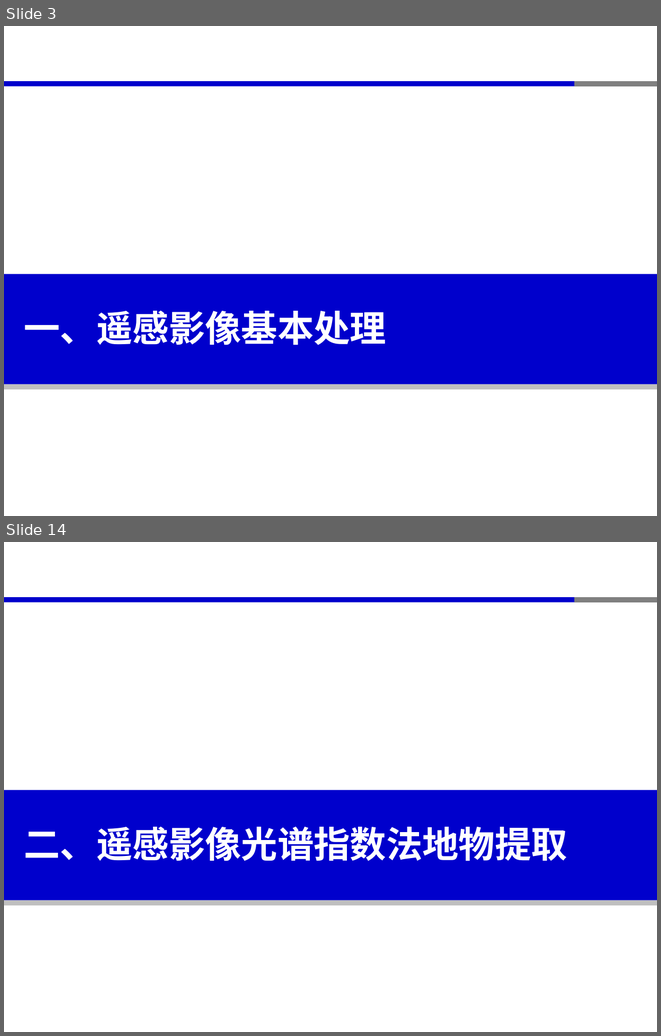
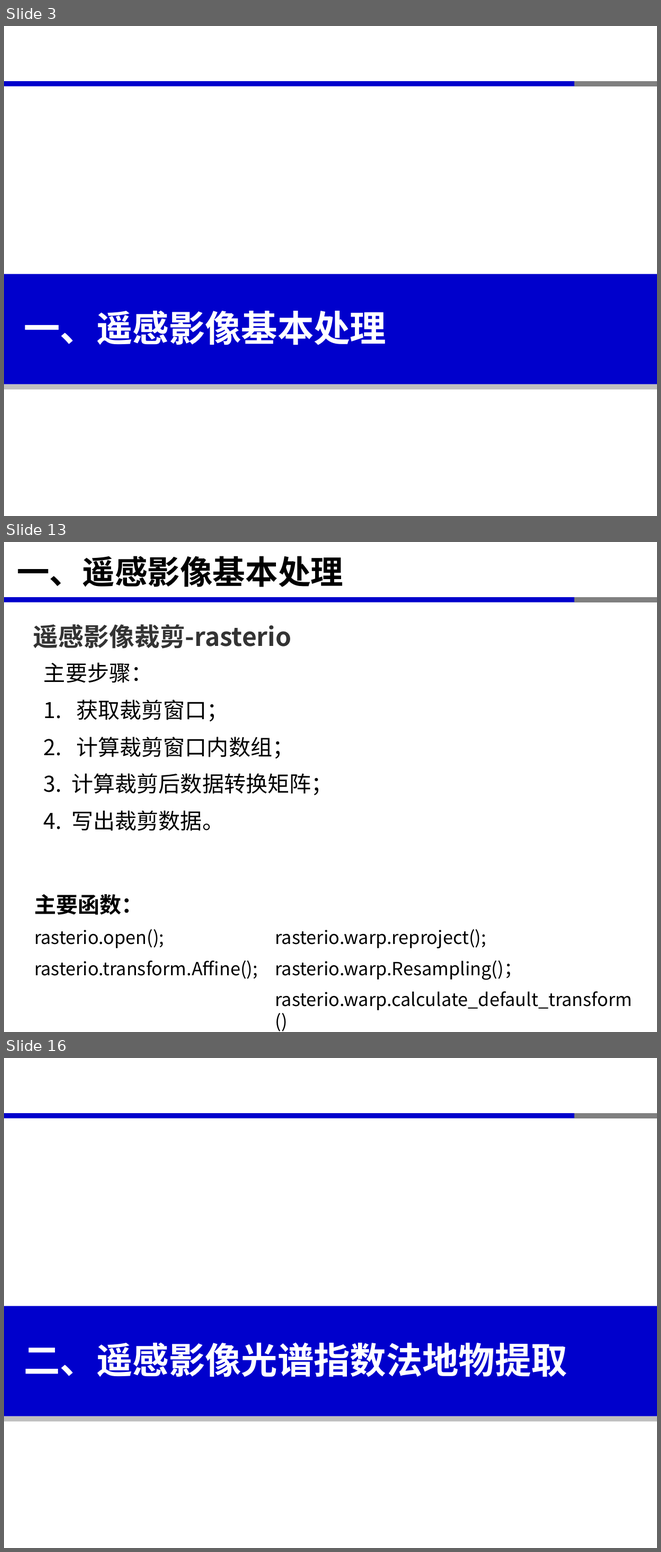
Before and after one commit to xinluo2018/spatial-data-processing, a slide deck: 第6章-栅格数据处理及分析/第2节-栅格数据处理.pptx. Shown one above the other, each under a label of ours: slides 3 and 14 before the commit, slides 3, 13 and 16 after it; the slides between them are not shown. The pictures are 661x1036 and 661x1552 pixels, drawn with LibreOffice and Linux fonts; fonts in the diff are those of the drawing. Boxes give left, top, right and bottom in pixels: in the first picture for what was removed or moved away, otherwise in the second. Text is boxed around its words. In the diff, an @@ line names an element or a change of style, - is before the commit and + after.

```diff
--- a/第6章-栅格数据处理及分析/第2节-栅格数据处理.pptx
+++ b/第6章-栅格数据处理及分析/第2节-栅格数据处理.pptx
@@ slide 13 added at (4, 542, 657, 1032), background #FFFFFF; not listed: 3 template elements that a slide beside it also shows @@
@@ title added at (17, 556, 343, 587), 36 pt, text #000000, bold @@
+一、遥感影像基本处理
@@ text added at (33, 624, 291, 649), 28 pt, text #333333, bold @@
+遥感影像裁剪-rasterio
@@ text added at (44, 662, 333, 831), 24 pt, text #000000 @@
+主要步骤：
+1. 获取裁剪窗口；
+2. 计算裁剪窗口内数组；
+3. 计算裁剪后数据转换矩阵；
+4. 写出裁剪数据。
@@ text added at (34, 894, 258, 979), 20 pt, text #000000 @@
+主要函数：
+rasterio.open();
+rasterio.transform.Affine();
@@ text added at (275, 929, 633, 1010), 20 pt, text #000000 @@
+rasterio.warp.reproject();
+rasterio.warp.Resampling()；
+rasterio.warp.calculate_default_transform()
@@ what was slide 14 is now slide 16 @@
```
Also in this commit, not shown: 9 slides changed, 4 other slides added, 7 slides removed, 19 other files.
